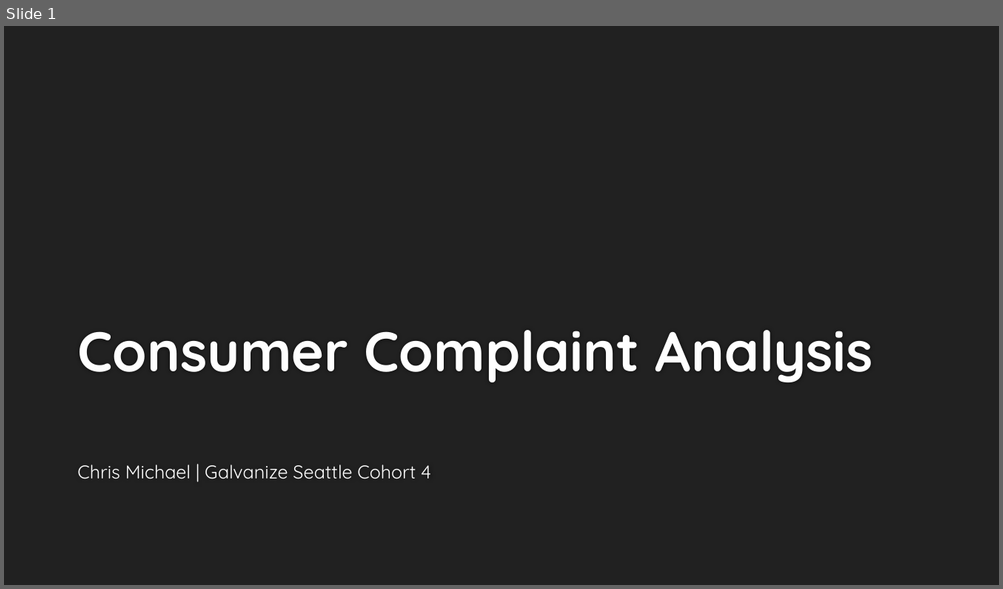
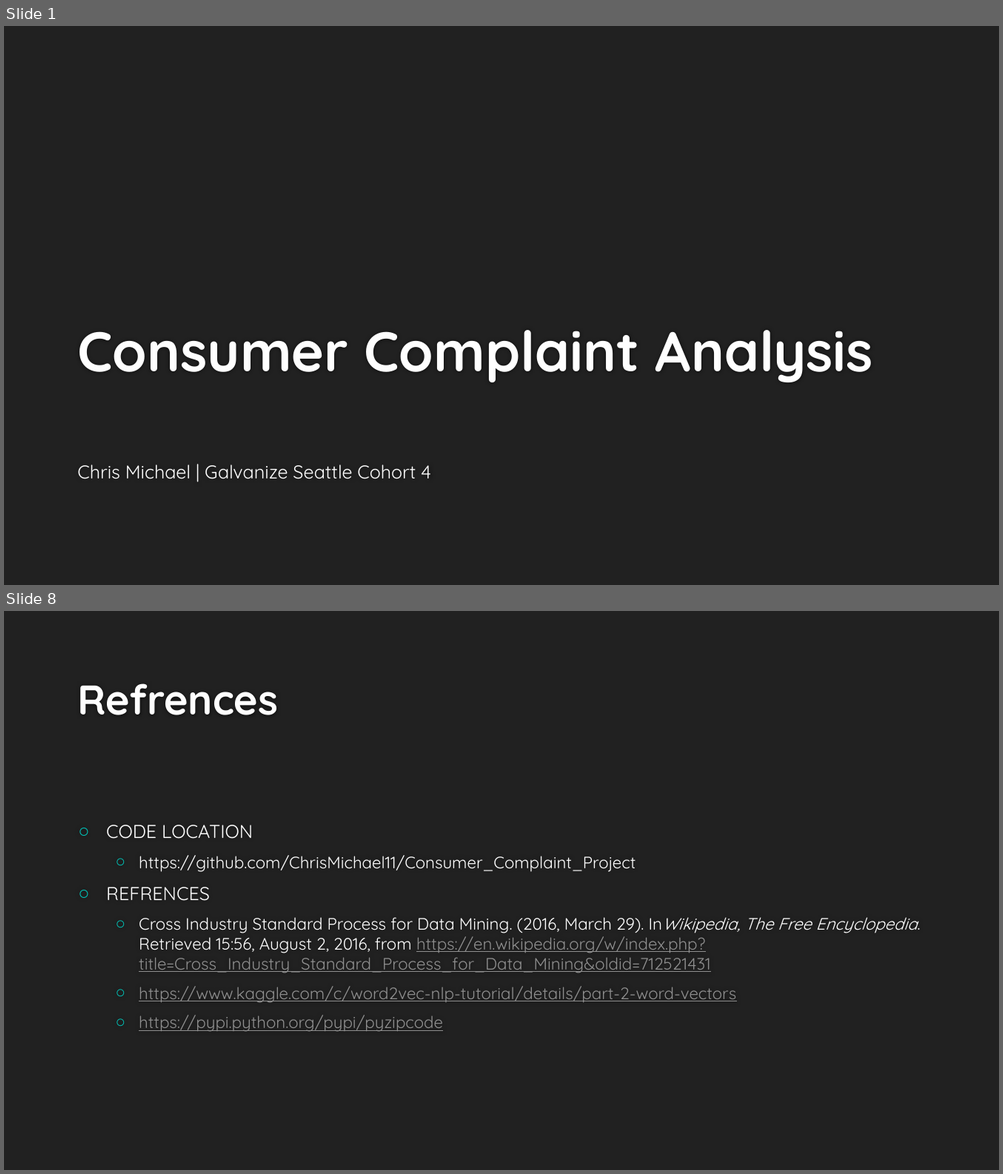
Before and after one commit to ChrisMichael11/Consumer_Complaint_Project, a slide deck: ppt/Consumer_Complaints.pptx. Shown one above the other, each under a label of ours: slide 1 before the commit, slides 1 and 8 after it; the slides between them are not shown. The pictures are 1003x589 and 1003x1174 pixels, drawn with LibreOffice and Linux fonts; fonts in the diff are those of the drawing; background and template pictures are left out. Boxes give left, top, right and bottom in pixels: in the first picture for what was removed or moved away, otherwise in the second. Text is boxed around its words. In the diff, an @@ line names an element or a change of style, - is before the commit and + after.

```diff
--- a/ppt/Consumer_Complaints.pptx
+++ b/ppt/Consumer_Complaints.pptx
@@ slide 8 added at [4, 611, 999, 1170], background #212121 @@
@@ title added at [77, 684, 278, 715], 40 pt, text #FEFEFE, bold @@
+Refrences
@@ text added at [106, 825, 917, 1032], 16 pt, text #8F8F8F, underline @@
+○ CODE LOCATION
+  ○ https://github.com/ChrisMichael11/Consumer_Complaint_Project
+○ REFRENCES
+  ○ Cross Industry Standard Process for Data Mining. (2016, March 29). InWikipedia, The Free Encyclopedia. Retrieved 15:56, August 2, 2016, from https://en.wikipedia.org/w/index.php?title=Cross_Industry_Standard_Process_for_Data_Mining&oldid=712521431
+  ○ https://www.kaggle.com/c/word2vec-nlp-tutorial/details/part-2-word-vectors
+  ○ https://pypi.python.org/pypi/pyzipcode
```
Also in this commit, not shown: 2 slides changed, 4 other slides added, 4 other files.
